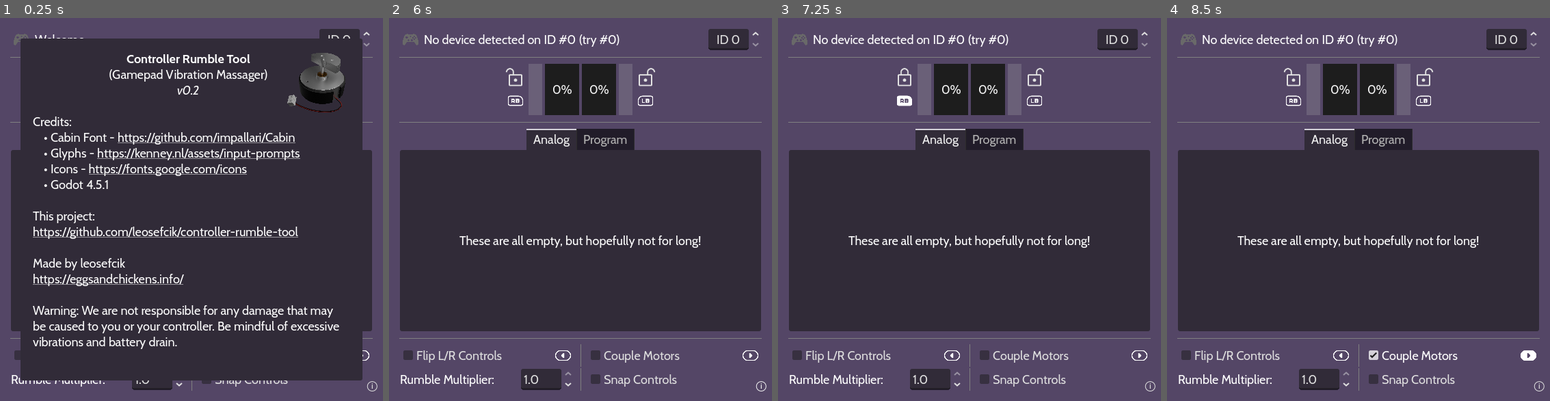
Above: before the commit, frames 1-4 (left to right).
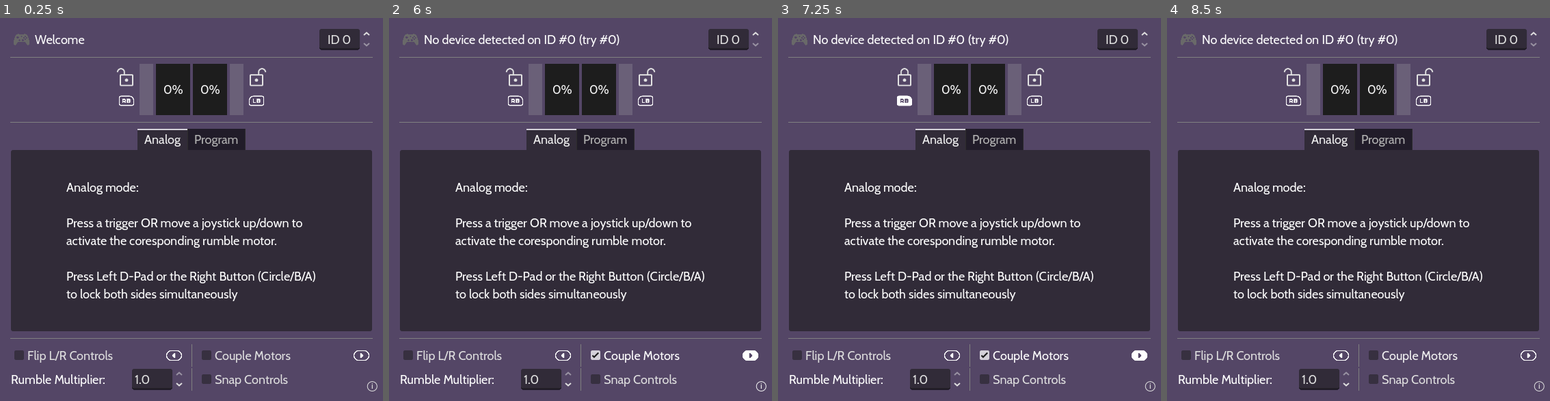
Above: after the commit, the same moments.

Repository: leosefcik/controller-rumble-tool
Game: Godot game, scene res://main.tscn
Two runs of this game, one before a commit and one after it. Both use one fixed random seed, a clock stepped at 60 frames per second and the inputs below.
Inputs (mouse positions are in pixels of both pictures, inside the frame that each line leads up to):
- Up to frame 1 (0.25 s): no input
- Up to frame 2 (6 s): click (515, 90) at 0.5 s; click (645, 90) at 1.25 s; click "Couple Motors" at 2 s; click "ⓘ" at 2.75 s; click (515, 90) at 3.5 s; click (645, 90) at 4.25 s; click "Couple Motors" at 5 s; click "ⓘ" at 5.75 s
- Up to frame 3 (7.25 s): click (904, 90) at 6.5 s
- Up to frame 4 (8.5 s): click (1423, 90) at 7.25 s; click "Couple Motors" at 8 s

The runs differ from the first frame. In frame 1, 42% of the frame differs, in the area x 5-95%, y 5-95%; in frame 2, 3.0%; in frame 3, 3.0%; in frame 4, 2.9%.

Commit message:
spinbox style, mode desc and switching
spinbox focus remove and analog description instructions added. Also a reset when switching modes.

Diff:
--- /dev/null
+++ b/icon/minus.svg
@@ -0,0 +1 @@
+<svg xmlns="http://www.w3.org/2000/svg" height="48px" viewBox="0 -960 960 960" width="48px" fill="#e3e3e3"><path d="M200-450v-60h560v60H200Z"/></svg>
--- /dev/null
+++ b/icon/plus.svg
@@ -0,0 +1 @@
+<svg xmlns="http://www.w3.org/2000/svg" height="48px" viewBox="0 -960 960 960" width="48px" fill="#e3e3e3"><path d="M450-120v-330H120v-60h330v-330h60v330h330v60H510v330h-60Z"/></svg>
--- a/main.gd
+++ b/main.gd
@@ -77,9 +77,7 @@
 			weak_desired = snappedf(weak_desired, 0.1)
 
 		_rumble_analog()
-
-		%WeakDesired.value = weak_desired
-		%StrongDesired.value = strong_desired
+		_update_desired_gauges(weak_desired, strong_desired)
 
 
 func _input(event: InputEvent) -> void:
@@ -125,8 +123,7 @@
 		strong_final * rumble_multiplier * fix,
 		0.0)
 
-	%StrongPower.value = strong_final
-	%WeakPower.value = weak_final
+	_update_power_gauges(weak_final, strong_final)
 
 # Every 2 seconds of _process, make the current frame a fix frame
 func _increment_fix_frame(delta: float) -> void:
@@ -162,6 +159,14 @@
 	%CoupleMotorsGlyph.texture = START_OFF_GLYPH if not coupled else START_ON_GLYPH
 
 
+func _update_desired_gauges(weak_desired: float, strong_desired: float) -> void:
+	%WeakDesired.value = weak_desired
+	%StrongDesired.value = strong_desired
+
+func _update_power_gauges(weak_power: float, strong_power: float) -> void:
+	%WeakPower.value = weak_power
+	%StrongPower.value = strong_power
+
 ### CONTROLLER
 
 func _on_controller_check_timer_timeout() -> void:
@@ -186,8 +191,18 @@
 
 func _on_mode_tabs_tab_changed(tab: int) -> void:
 	mode = tab
+	_reset_rumble()
+
+
+func _reset_rumble() -> void:
 	Input.stop_joy_vibration(controller_id)
-
+	weak_desired = 0.0
+	strong_desired = 0.0
+	_update_desired_gauges(0.0, 0.0)
+	_update_power_gauges(0.0, 0.0)
+	weak_locked = false
+	strong_locked = false
+	_update_glyphs()
 
 ### LOCK BUTTON UI
 
--- a/main.tscn
+++ b/main.tscn
@@ -224,7 +224,13 @@
 offset_bottom = 11.5
 grow_horizontal = 2
 grow_vertical = 2
-text = "These are all empty, but hopefully not for long!"
+text = "Analog mode:
+
+Press a trigger OR move a joystick up/down to
+activate the coresponding rumble motor.
+
+Press Left D-Pad or the Right Button (Circle/B/A)
+to lock both sides simultaneously"
 
 [node name="Program" type="TabBar" parent="UI/MainVBox/ModeTabs"]
 visible = false
@@ -351,7 +357,6 @@
 oversampling_override = 1.0
 initial_position = 1
 size = Vector2i(500, 500)
-visible = true
 
 [node name="Panel" type="Panel" parent="UI/InfoPopup"]
 anchors_preset = 15
--- a/theme.tres
+++ b/theme.tres
@@ -1,8 +1,10 @@
-[gd_resource type="Theme" load_steps=5 format=3 uid="uid://dxoeymo5y7ebp"]
+[gd_resource type="Theme" load_steps=6 format=3 uid="uid://dxoeymo5y7ebp"]
 
 [ext_resource type="FontFile" uid="uid://cfhihdagg725w" path="res://font/Cabin-Bold.ttf" id="1_cjfk0"]
 [ext_resource type="FontFile" uid="uid://cyvnbcshmtw7w" path="res://font/Cabin-Italic.ttf" id="2_110ce"]
 [ext_resource type="FontFile" uid="uid://car6m0wxvtbx2" path="res://font/Cabin-Regular.ttf" id="2_vj6dk"]
+
+[sub_resource type="StyleBoxEmpty" id="StyleBoxEmpty_vj6dk"]
 
 [sub_resource type="StyleBoxFlat" id="StyleBoxFlat_wvktn"]
 bg_color = Color(0.11489678, 0.11489683, 0.11489671, 1)
@@ -12,6 +14,7 @@
 default_font_size = 18
 HSeparator/constants/separation = 12
 LineEdit/constants/minimum_character_width = 3
+LineEdit/styles/focus = SubResource("StyleBoxEmpty_vj6dk")
 ProgressBar/styles/background = SubResource("StyleBoxFlat_wvktn")
 RichTextLabel/fonts/bold_font = ExtResource("1_cjfk0")
 RichTextLabel/fonts/italics_font = ExtResource("2_110ce")
Not shown, added: icon/minus.svg.import
Not shown, added: icon/plus.svg.import
